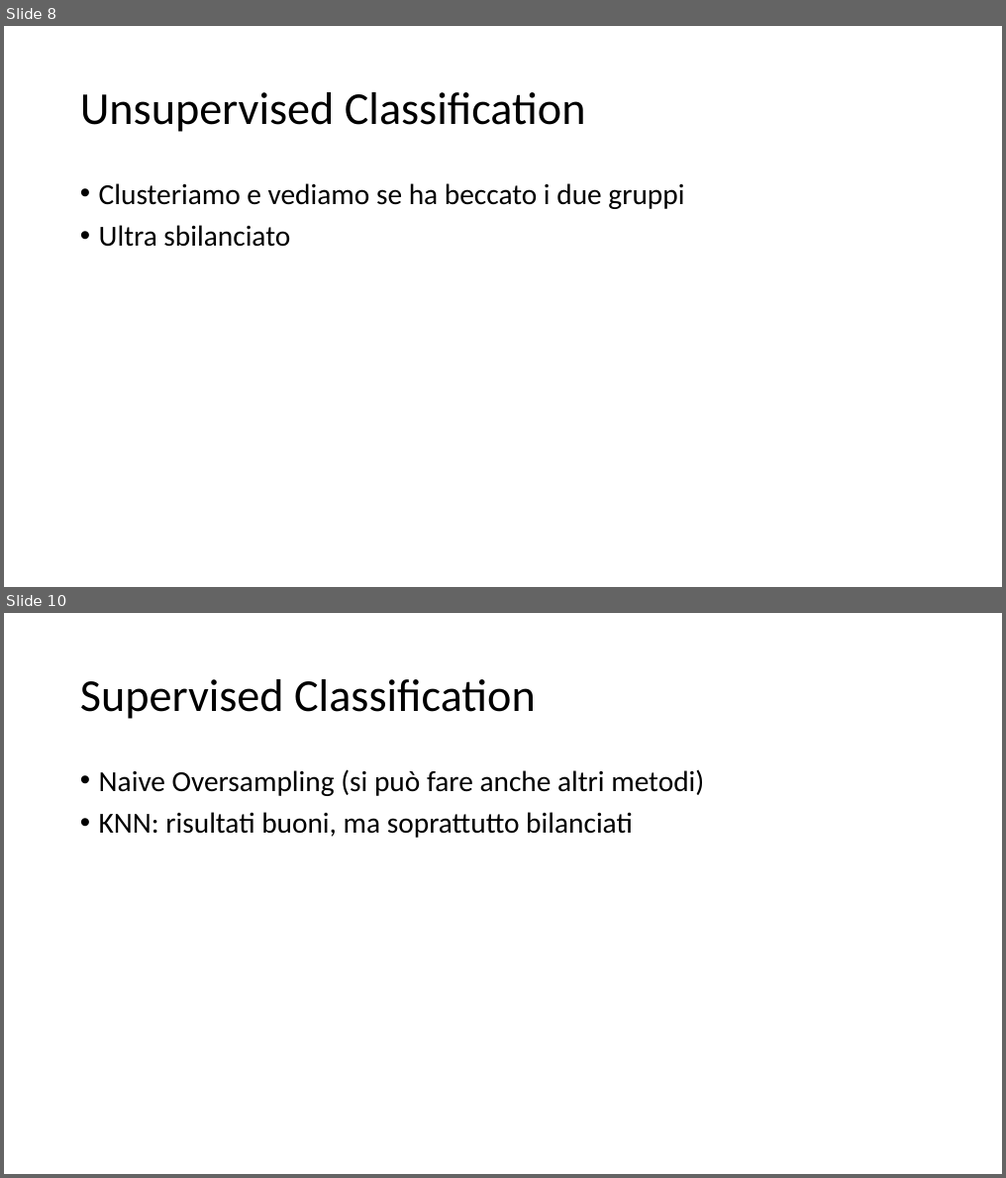
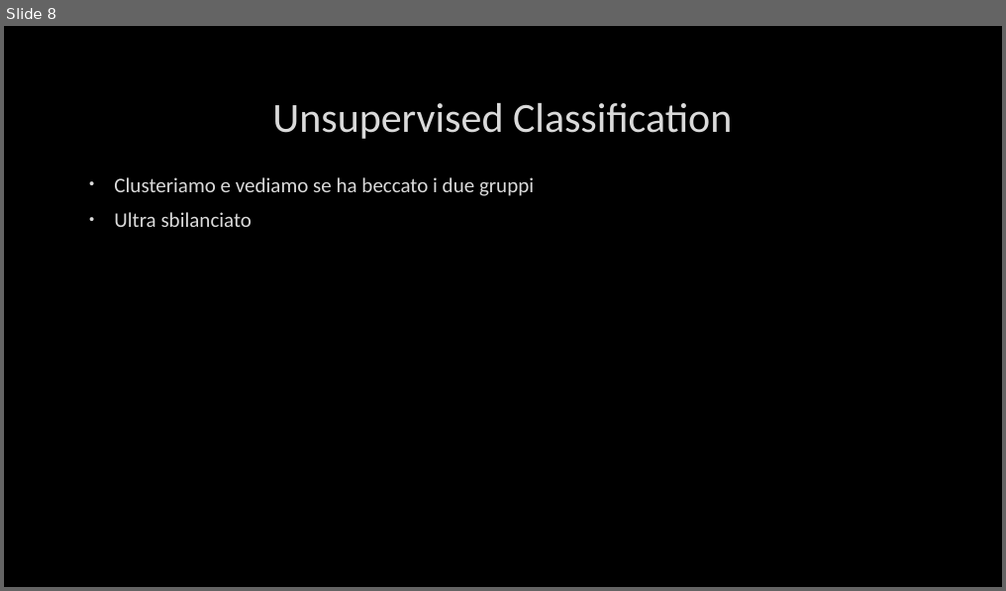
Before and after one commit to jstringara/Fintech, a slide deck: BC3/G/Bozza.pptx. Shown one above the other, each under a label of ours: slides 8 and 10 before the commit, slide 8 after it; the slides between them are not shown. The pictures are 1006x1178 and 1006x591 pixels, drawn with LibreOffice and Linux fonts; fonts in the diff are those of the drawing; background and template pictures are left out. Boxes give left, top, right and bottom in pixels: in the first picture for what was removed or moved away, otherwise in the second. Text is boxed around its words. In the diff, an @@ line names an element or a change of style, - is before the commit and + after.

```diff
--- a/BC3/G/Bozza.pptx
+++ b/BC3/G/Bozza.pptx
@@ slide 10 removed at (4,613,1002,1174), background #FFFFFF @@
@@ title removed at (80,679,536,719) @@
-Supervised Classification
@@ text removed at (99,769,704,838) @@
-• Naive Oversampling (si può fare anche altri metodi)
-• KNN: risultati buoni, ma soprattutto bilanciati
@@ slide 8 changed as well @@
@@ background #FFFFFF to picture (left out) @@
@@ title "Unsupervised Classification": place and size @@
-title "Unsupervised Classification" at (80,92,586,132)
+title "Unsupervised Classification" at (272,103,732,139)
@@ title "Unsupervised Classification" at (272,103,732,139): size 44 to 40 pt, text colour #000000 to #DADADA, letter outline none to #404040 0.75 pt; alignment left to centre; line spacing 0.9 to 1 @@
@@ text "Clusteriamo e vediamo se ha ...": place and size @@
-text "Clusteriamo e vediamo se ha ..." at (99,183,684,247)
+text "Clusteriamo e vediamo se ha ..." at (114,177,534,227)
@@ text "Clusteriamo e vediamo se ha ..." at (114,177,534,227): size 28 to 20 pt, text colour #000000 to #DADADA, letter outline none to #404040 0.75 pt; indent changed; line spacing 0.9 to 1 @@
```
Also in this commit, not shown: 9 other slides changed, 4 slides added, 2 other slides removed, 3 other files.
